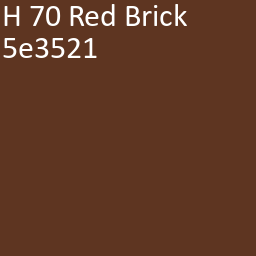
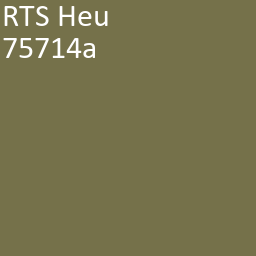
The second 256×256 image is a revision of the first. Changes to its layers:
renamed "H 70 Red Brick ..." to "RTS Heu ...", painted on it over [3, 4, 187, 58]
painted on "Achtergrond" over [0, 0, 256, 256]
